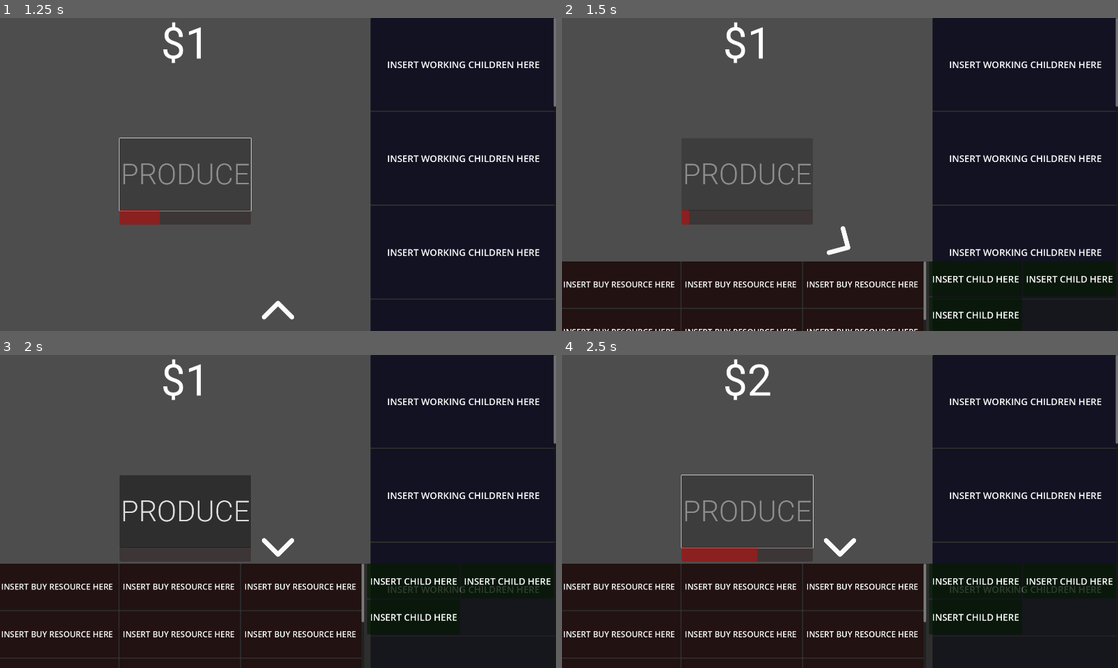
Above: before the commit, frames 1-4 (two rows, left to right).
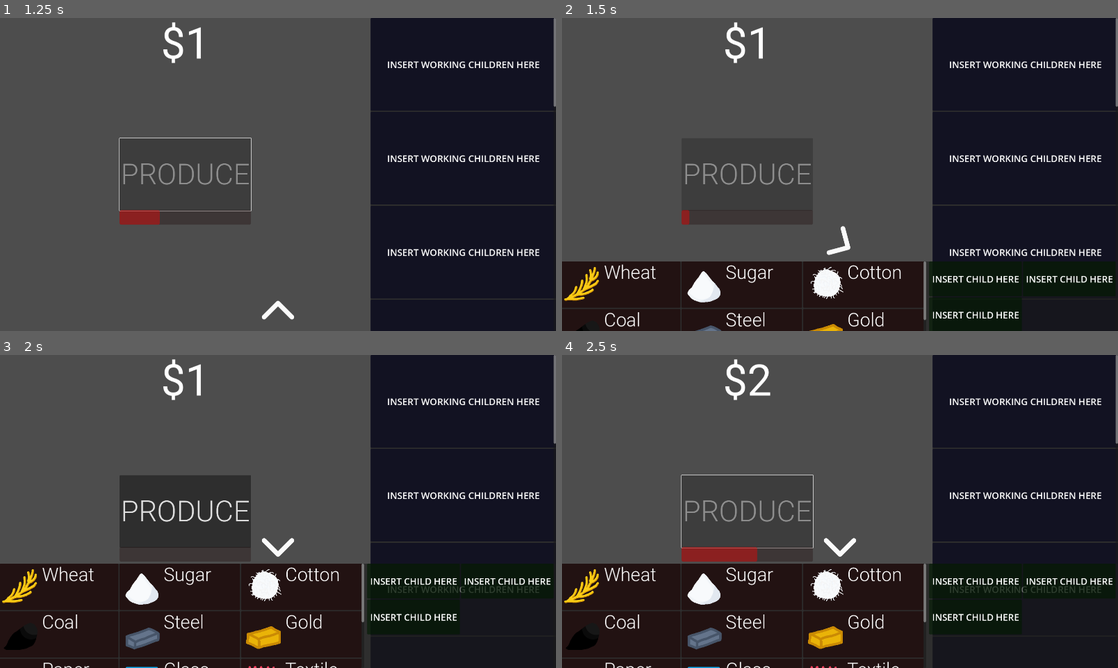
Above: after the commit, the same moments.

Repository: LowBudgetGameDev/Industrial-Revolution-Game
Game: Godot game, scene res://Scenes/Game_Scene.tscn
Two runs of this game, one before a commit and one after it. Both use one fixed random seed, a clock stepped at 60 frames per second and the inputs below.
Inputs (mouse positions are in pixels of both pictures, inside the frame that each line leads up to):
- Up to frame 1 (1.25 s): click "PRODUCE" at 0.5 s
- Up to frame 2 (1.5 s): click (840, 312) at 1.25 s
- Up to frame 3 (2 s): no input
- Up to frame 4 (2.5 s): click "PRODUCE" at 2 s

Frame 1 is identical in both runs. In frame 2, 2.6% of the frame differs, in the area x 0-64%, y 78-100%; in frame 3, 3.7%, in the area x 0-64%, y 67-100%; in frame 4, 3.7%.

Commit message:
made asset data display in market. also fuck dictionaries in godot.

Diff:
--- a/Resources/Brick.tres
+++ b/Resources/Brick.tres
@@ -9,5 +9,5 @@
 
 [resource]
 script = ExtResource("1_jumcm")
-name = "Wheat"
+name = "Brick"
 sprite = SubResource("AtlasTexture_5yqkc")
--- a/Resources/Coal.tres
+++ b/Resources/Coal.tres
@@ -9,5 +9,5 @@
 
 [resource]
 script = ExtResource("1_o8nmv")
-name = "Wheat"
+name = "Coal"
 sprite = SubResource("AtlasTexture_5yqkc")
--- a/Resources/Cotton.tres
+++ b/Resources/Cotton.tres
@@ -9,5 +9,5 @@
 
 [resource]
 script = ExtResource("1_v0duf")
-name = "Wheat"
+name = "Cotton"
 sprite = SubResource("AtlasTexture_5yqkc")
--- a/Resources/Firearm.tres
+++ b/Resources/Firearm.tres
@@ -9,5 +9,5 @@
 
 [resource]
 script = ExtResource("1_pb7b4")
-name = "Wheat"
+name = "Firearm"
 sprite = SubResource("AtlasTexture_5yqkc")
--- a/Resources/Glass.tres
+++ b/Resources/Glass.tres
@@ -9,5 +9,5 @@
 
 [resource]
 script = ExtResource("1_yt3e3")
-name = "Wheat"
+name = "Glass"
 sprite = SubResource("AtlasTexture_5yqkc")
--- a/Resources/Gold.tres
+++ b/Resources/Gold.tres
@@ -9,5 +9,5 @@
 
 [resource]
 script = ExtResource("1_mn2cg")
-name = "Wheat"
+name = "Gold"
 sprite = SubResource("AtlasTexture_5yqkc")
--- a/Resources/Gunpowder.tres
+++ b/Resources/Gunpowder.tres
@@ -9,5 +9,5 @@
 
 [resource]
 script = ExtResource("1_gwupx")
-name = "Wheat"
+name = "Gunpowder"
 sprite = SubResource("AtlasTexture_5yqkc")
--- a/Resources/Paper.tres
+++ b/Resources/Paper.tres
@@ -9,5 +9,5 @@
 
 [resource]
 script = ExtResource("1_a0asv")
-name = "Wheat"
+name = "Paper"
 sprite = SubResource("AtlasTexture_5yqkc")
--- a/Resources/Steel.tres
+++ b/Resources/Steel.tres
@@ -9,5 +9,5 @@
 
 [resource]
 script = ExtResource("1_gdpdr")
-name = "Wheat"
+name = "Steel"
 sprite = SubResource("AtlasTexture_5yqkc")
--- a/Resources/Sugar.tres
+++ b/Resources/Sugar.tres
@@ -9,5 +9,5 @@
 
 [resource]
 script = ExtResource("1_4e3us")
-name = "Wheat"
+name = "Sugar"
 sprite = SubResource("AtlasTexture_5yqkc")
--- a/Resources/Textile.tres
+++ b/Resources/Textile.tres
@@ -9,5 +9,5 @@
 
 [resource]
 script = ExtResource("1_nrbjo")
-name = "Wheat"
+name = "Textile"
 sprite = SubResource("AtlasTexture_5yqkc")
--- a/Scenes/MarketAssetUI.tscn
+++ b/Scenes/MarketAssetUI.tscn
@@ -1,6 +1,9 @@
-[gd_scene format=3 uid="uid://ca6vfu8uucny"]
+[gd_scene load_steps=3 format=3 uid="uid://ca6vfu8uucny"]
 
-[node name="MarketAssetUI" type="Control"]
+[ext_resource type="FontFile" uid="uid://dtxa1ss1665cq" path="res://Fonts/Roboto-Light.ttf" id="1_d6s7i"]
+[ext_resource type="Script" path="res://Scripts/MarketAssetUI.gd" id="1_ir5m4"]
+
+[node name="MarketAssetUI" type="Control" node_paths=PackedStringArray("assetImage", "assetNameText")]
 custom_minimum_size = Vector2(416, 160)
 layout_mode = 3
 anchors_preset = 15
@@ -10,6 +13,9 @@
 offset_bottom = -1080.0
 grow_horizontal = 2
 grow_vertical = 2
+script = ExtResource("1_ir5m4")
+assetImage = NodePath("AssetImage")
+assetNameText = NodePath("AssetName")
 
 [node name="Panel" type="Panel" parent="."]
 self_modulate = Color(1, 0, 0, 1)
@@ -21,6 +27,7 @@
 grow_vertical = 2
 
 [node name="RichTextLabel" type="RichTextLabel" parent="Panel"]
+visible = false
 layout_mode = 1
 anchors_preset = 8
 anchor_left = 0.5
@@ -37,3 +44,29 @@
 text = "INSERT BUY RESOURCE HERE "
 fit_content = true
 autowrap_mode = 0
+
+[node name="AssetImage" type="TextureRect" parent="."]
+layout_mode = 1
+anchors_preset = 4
+anchor_top = 0.5
+anchor_bottom = 0.5
+offset_left = 12.0
+offset_top = -64.0
+offset_right = 140.0
+offset_bottom = 64.0
+grow_vertical = 2
+expand_mode = 1
+
+[node name="AssetName" type="RichTextLabel" parent="."]
+layout_mode = 1
+anchors_preset = 1
+anchor_left = 1.0
+anchor_right = 1.0
+offset_left = -264.0
+offset_bottom = 76.0
+grow_horizontal = 0
+theme_override_fonts/normal_font = ExtResource("1_d6s7i")
+theme_override_font_sizes/normal_font_size = 64
+text = "Resource"
+fit_content = true
+autowrap_mode = 0
--- a/Scripts/AssetManager.gd
+++ b/Scripts/AssetManager.gd
@@ -2,32 +2,32 @@
 
 class_name AssetManager
 
-enum Asset {Wheat, Sugar, Cotton, Coal, Steel, Gold, Paper, Glass, Textile, Brick, Gunpowder, Firearm}
+enum Asset_Enum {Wheat, Sugar, Cotton, Coal, Steel, Gold, Paper, Glass, Textile, Brick, Gunpowder, Firearm}
 
-var instance: AssetManager
+static var instance: AssetManager
 
-var _asset_amount_dictionary : Dictionary
-var _asset_resource_dictionary : Dictionary
+var _asset_amount_dictionary : Dictionary = {}
+var _asset_resource_dictionary : Dictionary = {}
 
 func _init():
 	instance = self
 
-	for asset in Asset.keys():
-		_asset_amount_dictionary[asset] = 0
+	for asset in Asset_Enum.keys():
+		_asset_amount_dictionary[int(asset)] = 0
 
-	for asset in Asset.keys():
+	for asset in Asset_Enum.keys():
 		var resource = load("res://Resources/" + str(asset) + ".tres")
 		_asset_resource_dictionary[asset] = resource
 
 
-func increase_asset_amount(asset: Asset, amount: int):
+func increase_asset_amount(asset: int, amount: int):
 	_asset_amount_dictionary[asset] += amount
 
-func decrease_asset_amount(asset: Asset, amount: int):
+func decrease_asset_amount(asset: int, amount: int):
 	_asset_amount_dictionary[asset] -= amount
 
-func get_asset_amount(asset: Asset) -> int:
+func get_asset_amount(asset: int) -> int:
 	return _asset_amount_dictionary[asset]
 
-func get_asset_resource(asset: Asset) -> Resource:
+func get_asset_resource(asset: int) -> Asset:
 	return _asset_resource_dictionary[asset]
--- /dev/null
+++ b/Scripts/MarketAssetUI.gd
@@ -0,0 +1,15 @@
+extends Control
+
+class_name MarketAssetUI
+
+@export var assetImage : TextureRect
+@export var assetNameText : RichTextLabel
+@export var asset : Asset
+
+func init():
+	assetImage.texture = asset.sprite
+	assetNameText.text = asset.name
+
+# Called when the node enters the scene tree for the first time.
+func _ready():
+	pass # Replace with function body.
--- a/Scripts/MarketUI.gd
+++ b/Scripts/MarketUI.gd
@@ -16,8 +16,10 @@
 
 	open_button.pressed.connect(self._toggle_ui)
 
-	for resource in AssetManager.Asset:
+	for resource in AssetManager.Asset_Enum.keys():
 		var mar_res = _market_resource.instantiate()
+		mar_res.asset = AssetManager.instance._asset_resource_dictionary[resource]
+		mar_res.init()
 		market_asset_container.add_child(mar_res)
 
 	for i in range(3):
--- a/Scripts/WorkerUI.gd
+++ b/Scripts/WorkerUI.gd
@@ -8,6 +8,6 @@
 func _ready():
 	_asset_worker = preload("res://Scenes/AssetWorkerUI.tscn")
 
-	for asset in AssetManager.Asset:
+	for asset in AssetManager.Asset_Enum:
 		var ass_wor = _asset_worker.instantiate()
 		asset_worker_container.add_child(ass_wor)
